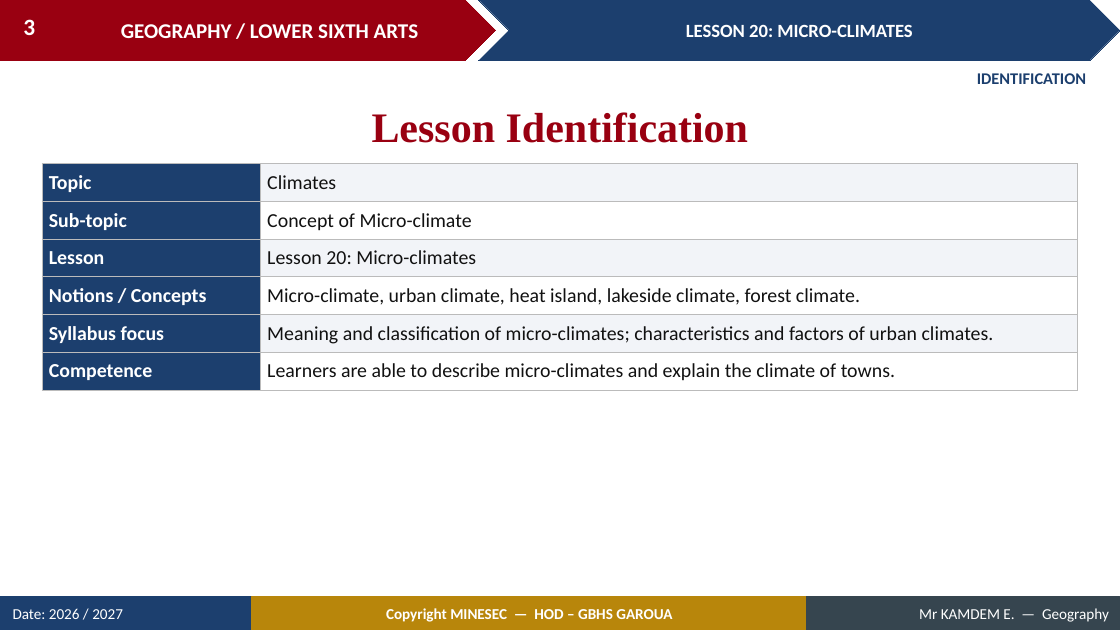
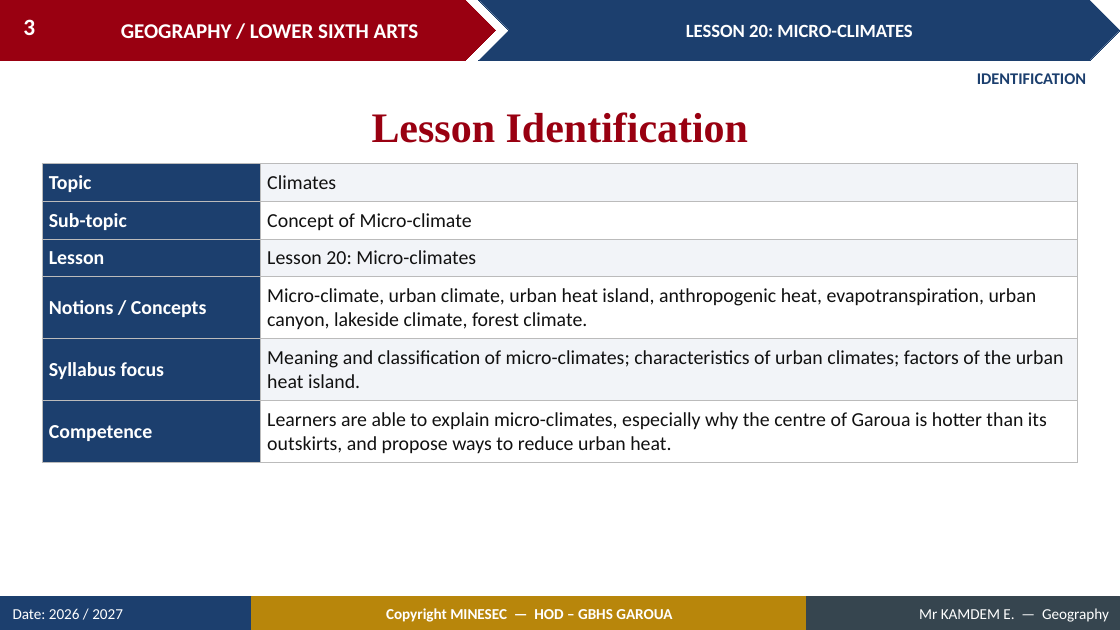
Before and after one commit to Berthautk/linea-github, a slide deck: slide 3 of lecons/LSA/Climatology/03_LSA_CLIM_L20_Micro_climates.pptx. Drawn at 1120x630 pixels with LibreOffice and Linux fonts; fonts in the diff are those of the drawing. Boxes give left, top, right and bottom in pixels: in the first picture for what was removed or moved away, otherwise in the second. Text is boxed around its words. In the diff, an @@ line names an element or a change of style, - is before the commit and + after.

```diff
--- a/lecons/LSA/Climatology/03_LSA_CLIM_L20_Micro_climates.pptx
+++ b/lecons/LSA/Climatology/03_LSA_CLIM_L20_Micro_climates.pptx
@@ table at <box>42,164,1078,458</box> @@
-row 4, column 2: Micro-climate, urban climate, heat island, lakeside climate, forest climate.
+row 4, column 2: Micro-climate, urban climate, urban heat island, anthropogenic heat, evapotranspiration, urban canyon, lakeside climate, forest climate.
-row 5, column 2: Meaning and classification of micro-climates; characteristics and factors of urban climates.
+row 5, column 2: Meaning and classification of micro-climates; characteristics of urban climates; factors of the urban heat island.
-row 6, column 2: Learners are able to describe micro-climates and explain the climate of towns.
+row 6, column 2: Learners are able to explain micro-climates, especially why the centre of Garoua is hotter than its outskirts, and propose ways to reduce urban heat.
```
Also in this commit, not shown: 35 other slides changed, 17 slides added, 14 slides removed, 21 other files.
